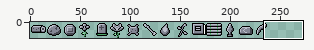
Pixel-art file: art/items/items.aseprite. Above, an overview of the earlier version with the close-up marked.
Close-up. Before:
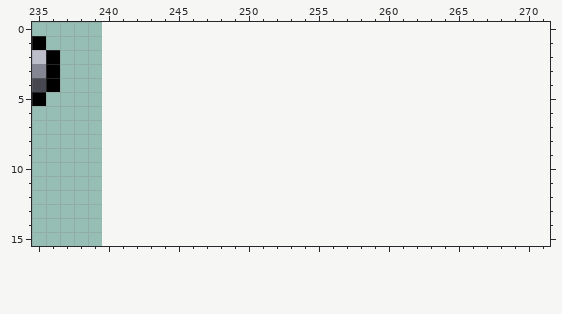
240x16 pixels, 1 frame. Shown: x 235..271, y 0..15. The old version is drawn lined up with the new one, on the new canvas.
And afterwards:
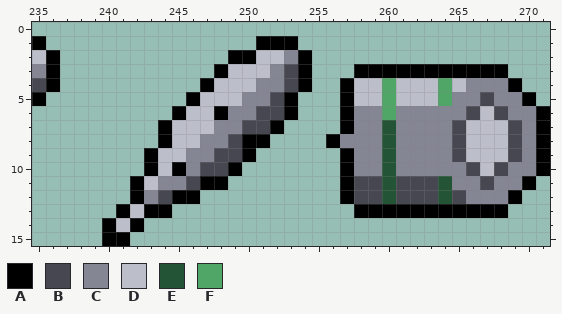
Palette (. is transparent): A #000000  B #474751  C #848694  D #bcbeca  E #235436  F #4fa667
The exact change:
canvas 240x16 -> 272x16
There is now colour A in row 1 at x 251 to 253; in row 2 at x 249 to 250 and 254; in row 3 at x 248, 254 and 258 to 268; in row 4 at x 247, 254, 257 and 269; in row 5 at x 246, 253, 257 and 270; in row 6 at x 245, 248, 253, 257 and 271.
There is now colour A in row 7 at x 244, 252, 257 and 271; in row 8 at x 244, 250 to 251, 256 and 271; in row 9 at x 243, 250, 257 and 271; in row 10 at x 243, 245, 249, 257 and 271; in row 11 at x 242, 247 to 248, 257 and 270; in row 12 at x 242, 245 to 246, 257 and 269.
There is now colour A in row 13 at x 241, 243 to 244 and 258 to 268; in row 14 at x 240 and 242; in row 15 at x 240 to 241.
There is now colour B in rows 3 to 4 at x 253; in row 5 at x 252 and 267; in row 6 at x 251 to 252, 266 and 268; in row 7 at x 250 to 251, 265 and 269; in row 8 at x 249, 265 and 269; in row 9 at x 248 to 249, 265 and 269.
There is now colour B in row 10 at x 247 to 248, 266 and 268; in row 11 at x 246, 258 to 259, 261 to 263 and 267; in row 12 at x 244, 258 to 259, 261 to 263 and 265.
There is now colour C in row 2 at x 253; in row 3 at x 252; in row 4 at x 251 to 252 and 266 to 268; in row 5 at x 250 to 251, 265 to 266 and 268 to 269; in row 6 at x 249 to 250, 258 to 259, 261 to 265 and 269 to 270; in row 7 at x 248 to 249, 258 to 259, 261 to 264 and 270.
There is now colour C in row 8 at x 247 to 248, 257 to 259, 261 to 264 and 270; in row 9 at x 246 to 247, 258 to 259, 261 to 264 and 270; in row 10 at x 246, 258 to 259, 261 to 265 and 269 to 270; in row 11 at x 244 to 245, 265 to 266 and 268 to 269; in row 12 at x 243 and 266 to 268.
There is now colour D in row 2 at x 251 to 252; in row 3 at x 249 to 251; in row 4 at x 248 to 250, 258 to 259, 261 to 263 and 265; in row 5 at x 247 to 249, 258 to 259 and 261 to 263; in row 6 at x 246 to 247 and 267; in row 7 at x 245 to 247 and 266 to 268.
There is now colour D in row 8 at x 245 to 246 and 266 to 268; in row 9 at x 244 to 245 and 266 to 268; in row 10 at x 244 and 267; in row 11 at x 243; in row 13 at x 242; in row 14 at x 241.
There is now colour E in rows 7 to 10 at x 260; in rows 11 to 12 at x 260 and 264.
There is now colour F in rows 4 to 5 at x 260 and 264; in row 6 at x 260.
Pixel boxes of the changes (left, top, right, bottom) in both close-ups:
added: (102, 36, 550, 246)
